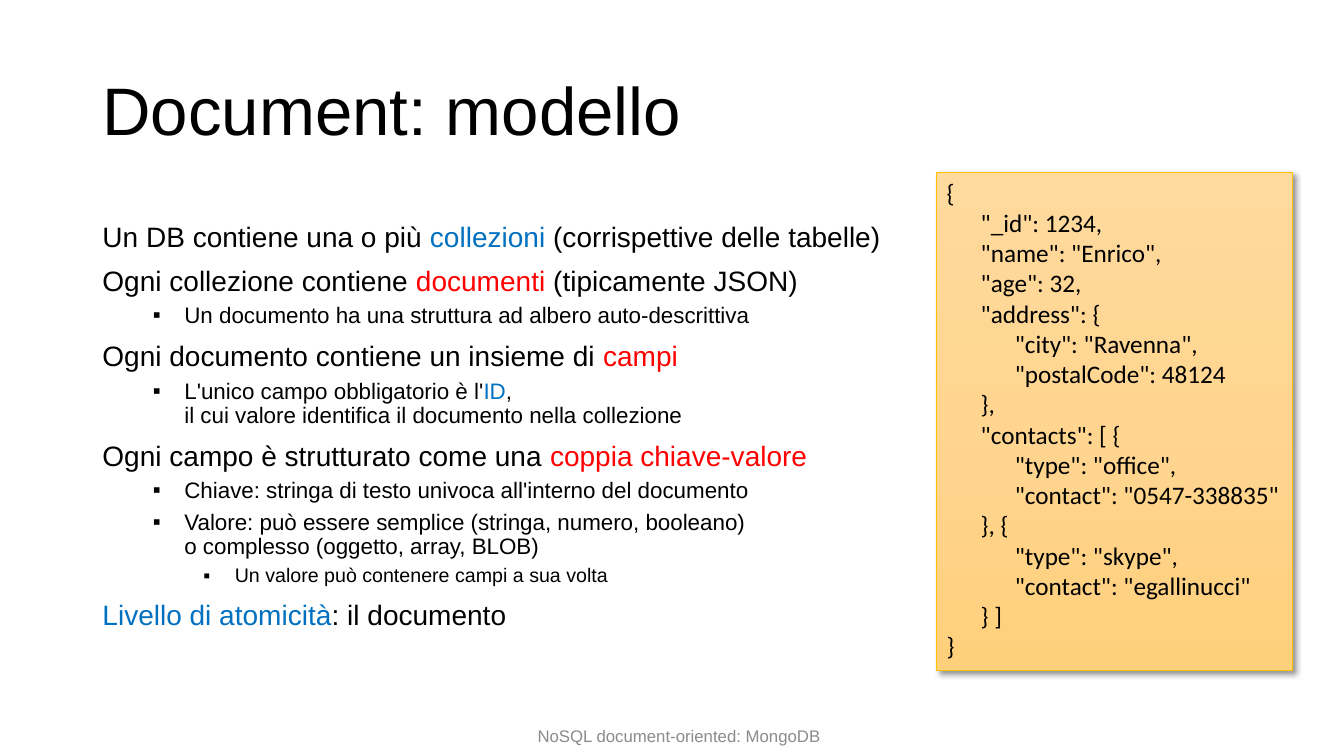
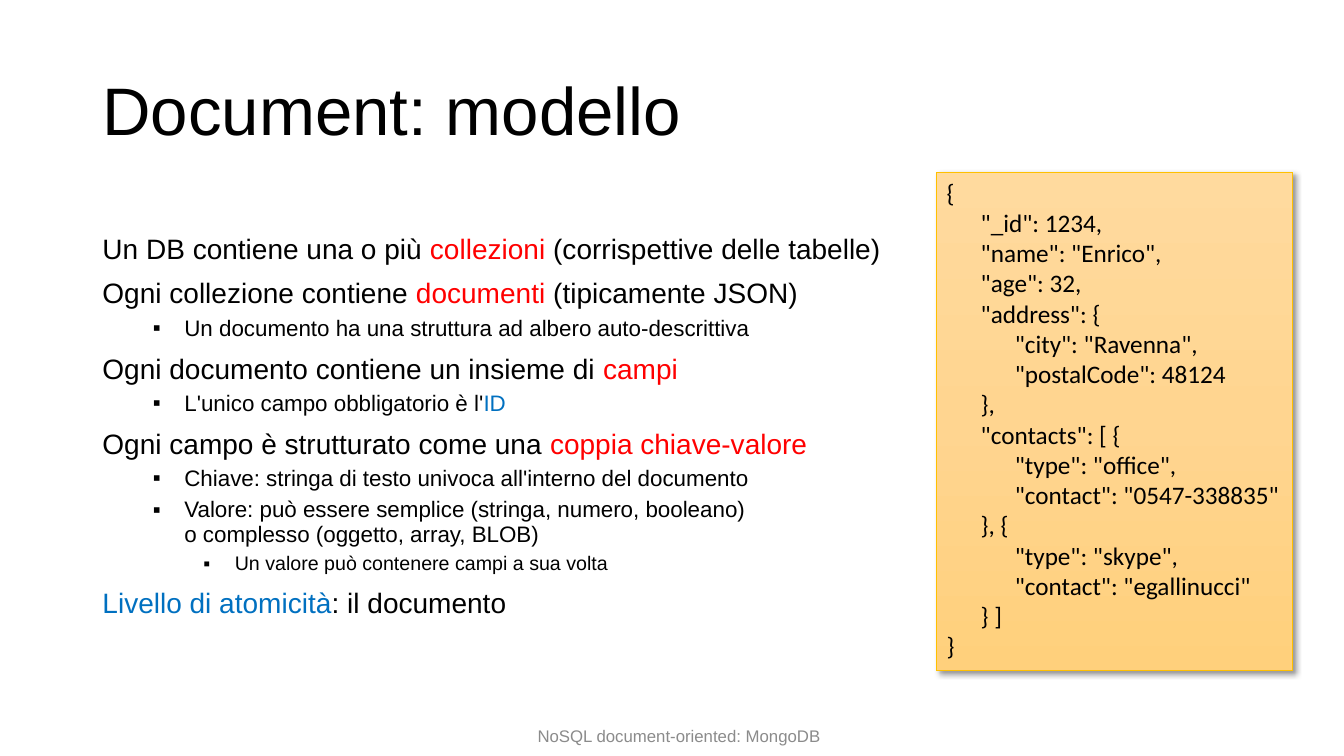
Before and after one commit to w4bo/teaching-seminario-nosql, a slide deck: slide 9 of slides/Document-based db.pptx. Drawn at 1344x756 pixels with LibreOffice and Linux fonts; fonts in the diff are those of the drawing. Boxes give left, top, right and bottom in pixels: in the first picture for what was removed or moved away, otherwise in the second. Text is boxed around its words. In the diff, an @@ line names an element or a change of style, - is before the commit and + after.

```diff
--- a/slides/Document-based db.pptx
+++ b/slides/Document-based db.pptx
@@ text at [102,238,880,264]: text colour #0070C0 to #FF0000 in "collezioni" @@
@@ text at [184,394,506,416]: text changed @@
-  ▪ L'unico campo obbligatorio è l'ID,
-    il cui valore identifica il documento nella collezione
+  ▪ L'unico campo obbligatorio è l'ID
```
Also in this commit, not shown: 15 other slides changed, 1 slide added, 2 other files.
